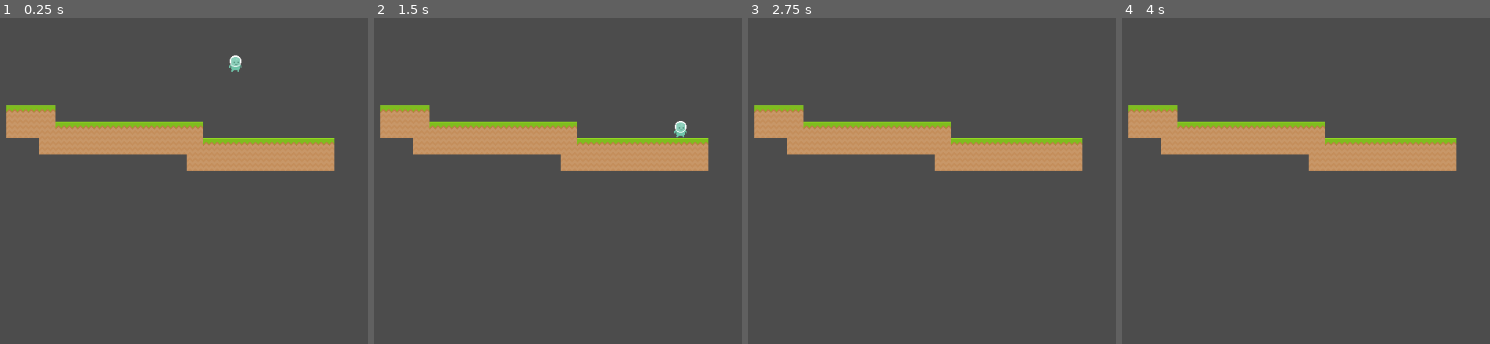
Above: before the commit, frames 1-4 (left to right).
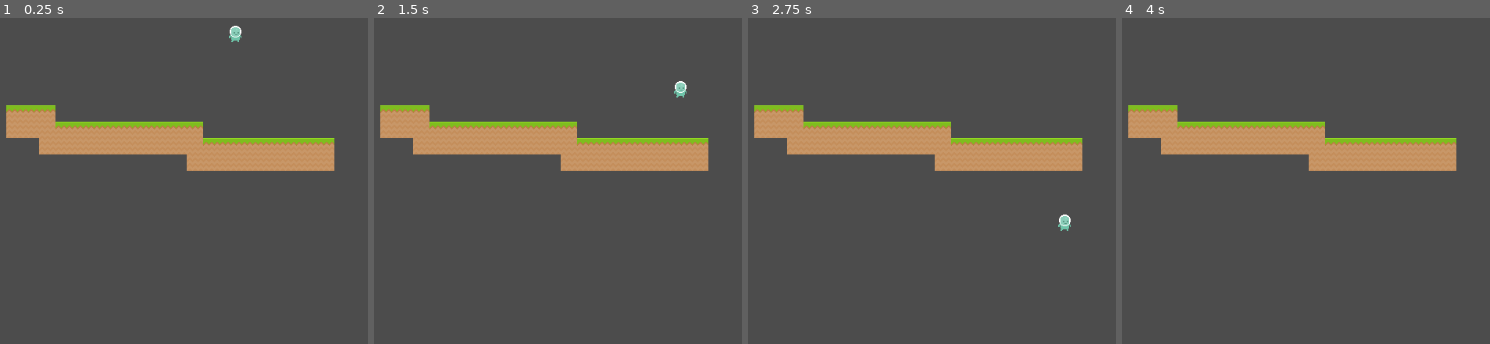
Above: after the commit, the same moments.

Repository: ItsSeaJay/montblanc-platinum
Game: Godot game, scene res://Main.tscn
The game is run twice, just before and just after one commit, with the same random seed, the same clock (stepped at 60 frames per second) and the same inputs.
Inputs:
- Up to frame 1 (0.25 s): no input
- Up to frame 2 (1.5 s): hold Right (ui_right) from 0.53 s (still down); tap Space (ui_select) at 0.77 s
- Up to frame 3 (2.75 s): tap Space (ui_select) at 1.52 s; release Right (ui_right) at 2.03 s; hold Left (ui_left) from 2.03 s (still down)
- Up to frame 4 (4 s): release Left (ui_left) at 2.78 s; hold Right (ui_right) from 2.78 s (still down); tap Space (ui_select) at 3.02, 3.77 s

The runs differ from the first frame. In frame 1, 0.3% of the frame differs, in the area x 62-66%, y 2-17%; in frame 2, 0.3%; in frame 3, 0.1%; in frame 4, nothing differs.

Commit message:
Calculate gravity constants for jumping based on height and duration

Diff:
--- a/player/Player.gd
+++ b/player/Player.gd
@@ -1,10 +1,13 @@
 extends KinematicBody2D
 
+export (int) var jump_height = 128
+export (int) var jump_duration = 2
 export (int) var run_speed = 100
-export (int) var jump_speed = -400
-export (int) var gravity = 1200
 export (int) var acceleration = 1200
 export (int) var friction = 1200
+
+var jump_speed = -((2 * jump_height) / jump_duration)
+var gravity = -(-2 * jump_height / (jump_duration * jump_duration))
 
 var velocity = Vector2()
 var jumping = false
